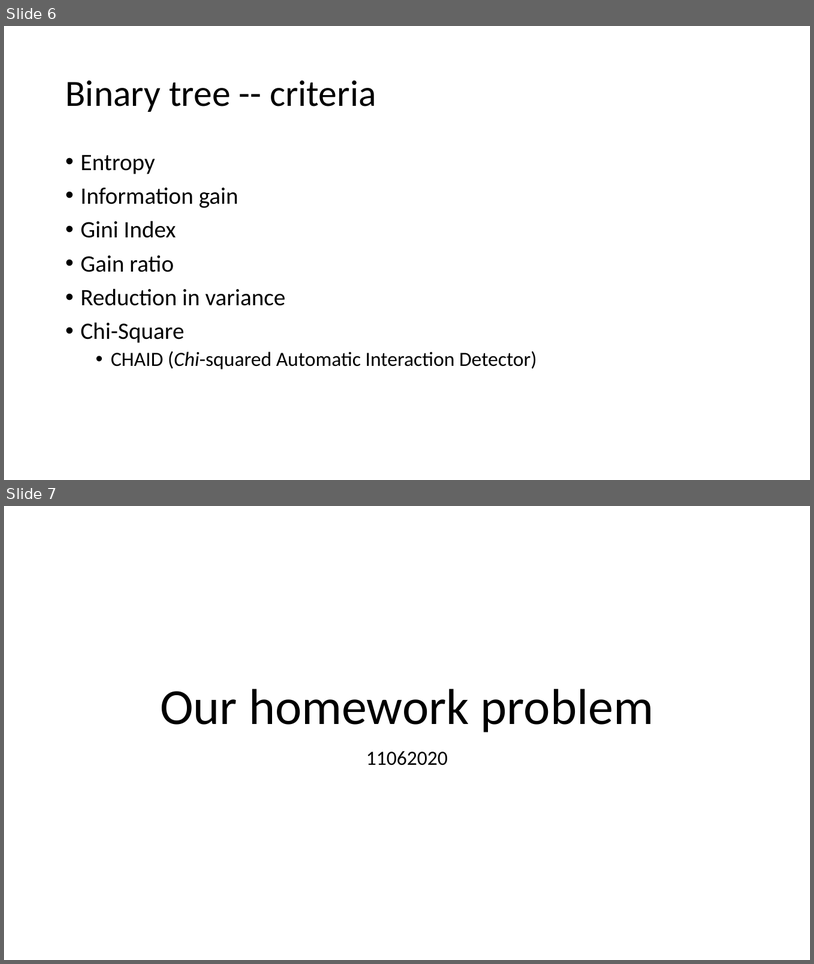
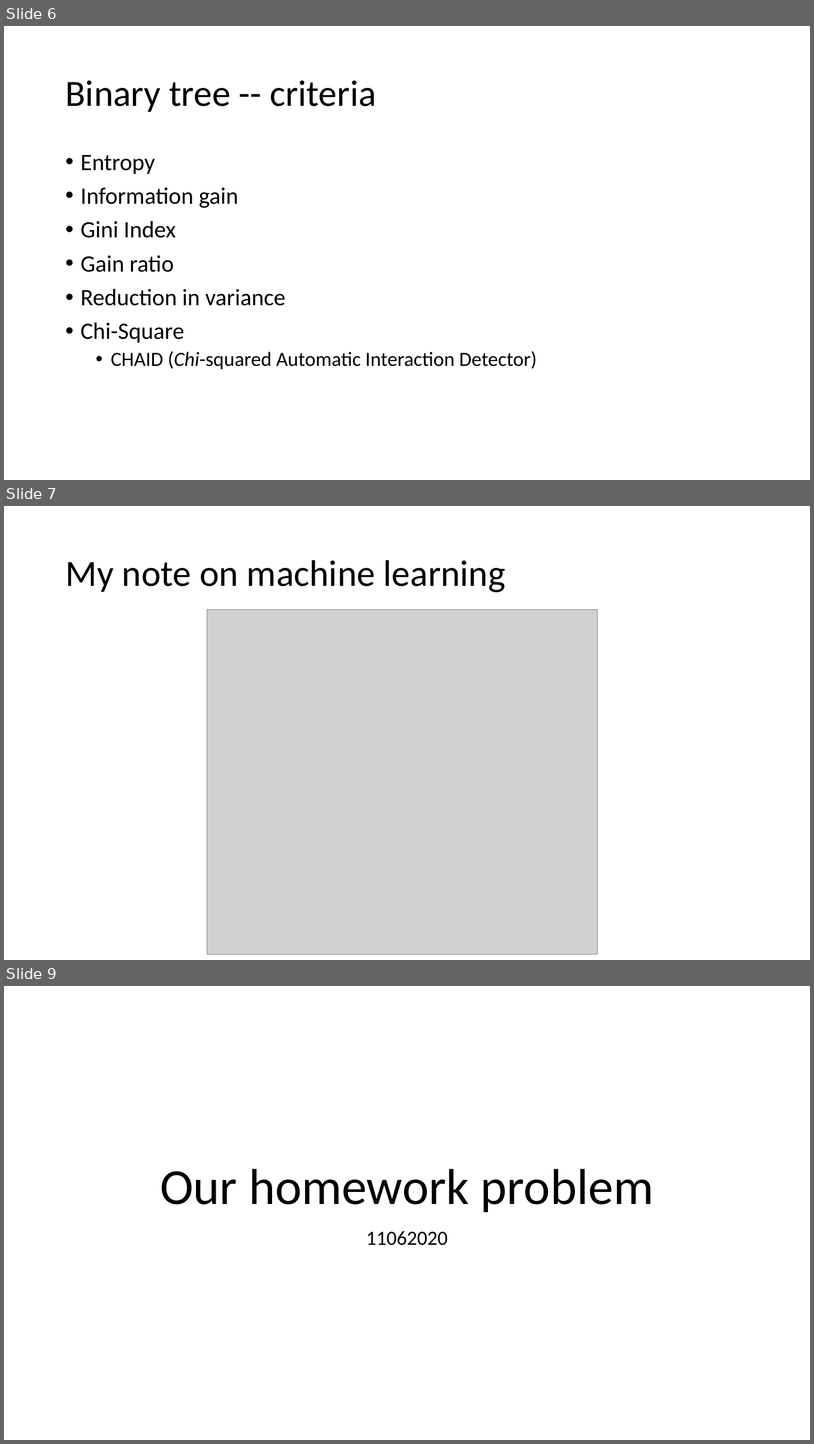
Before and after one commit to 2waybene/java4lucy, a slide deck: doc/meeting_11052020.pptx. Shown one above the other, each under a label of ours: slides 6 and 7 before the commit, slides 6, 7 and 9 after it; the slides between them are not shown. The pictures are 814x964 and 814x1444 pixels, drawn with LibreOffice and Linux fonts; fonts in the diff are those of the drawing; grey boxes stand for pictures. Boxes give left, top, right and bottom in pixels: in the first picture for what was removed or moved away, otherwise in the second. Text is boxed around its words. In the diff, an @@ line names an element or a change of style, - is before the commit and + after.

```diff
--- a/doc/meeting_11052020.pptx
+++ b/doc/meeting_11052020.pptx
@@ slide 7 added at (x1=4, y1=506, x2=810, y2=960), background #FFFFFF @@
@@ title added at (x1=65, y1=560, x2=506, y2=592), 44 pt, text #000000 @@
+My note on machine learning
@@ picture added at (x1=207, y1=609, x2=597, y2=954) @@
@@ what was slide 7 is now slide 9 @@
```
Also in this commit, not shown: 1 other slide added, 1 other file.
